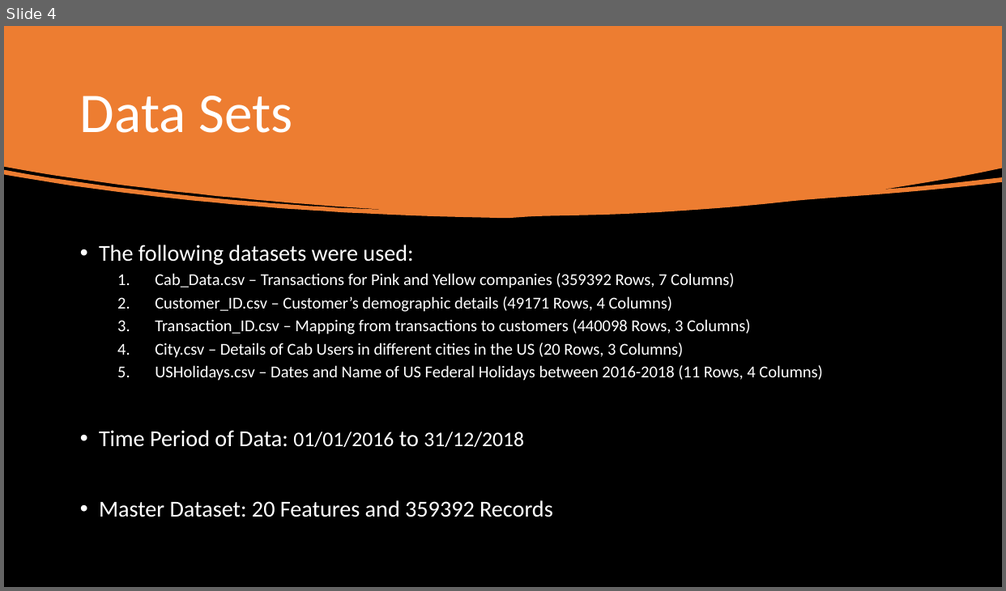
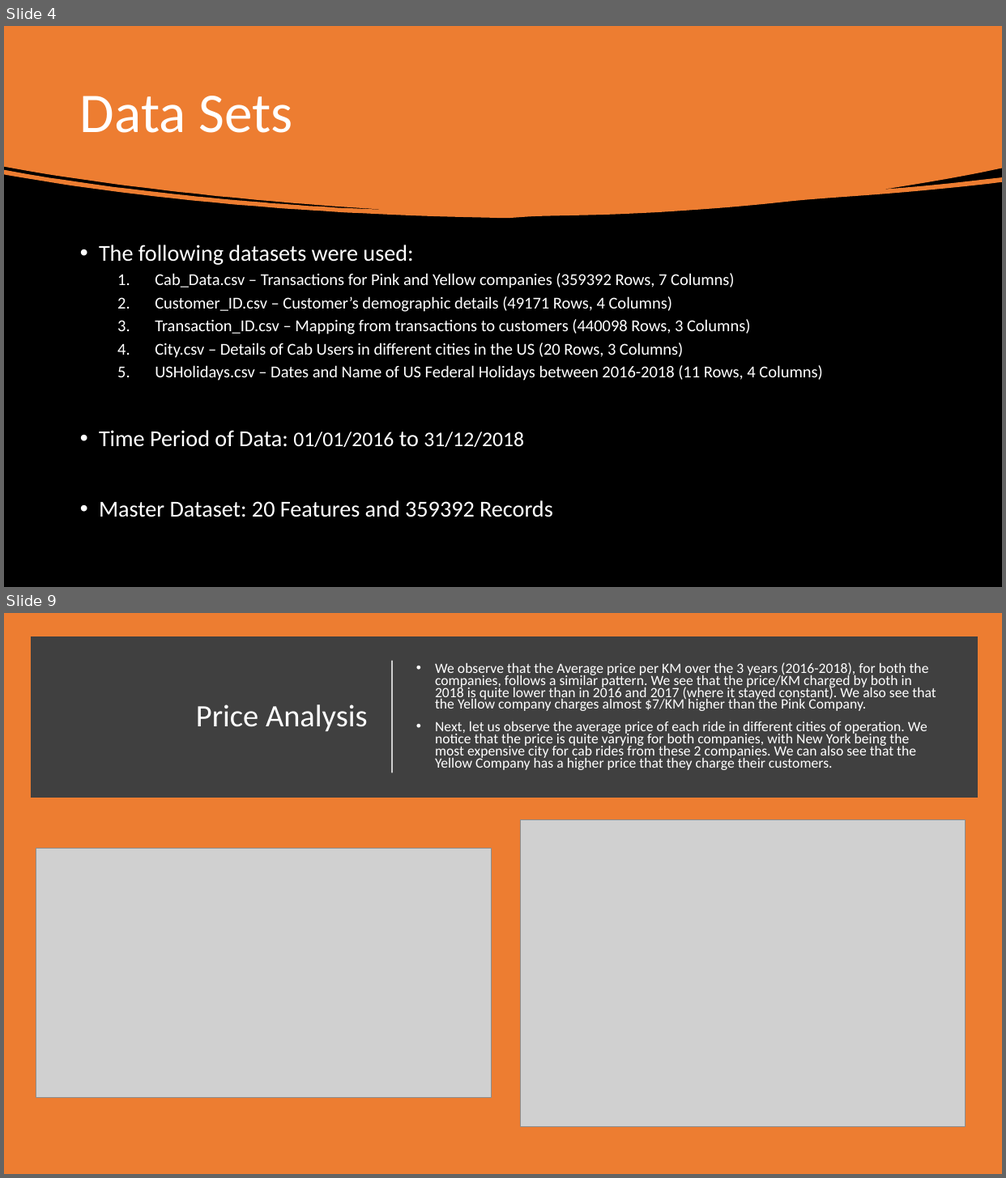
Before and after one commit to udbhavbalaji/G2M-Cab-Investment, a slide deck: G2M-Case Study.pptx. Shown one above the other, each under a label of ours: slide 4 before the commit, slides 4 and 9 after it; the slides between them are not shown. The pictures are 1006x591 and 1006x1178 pixels, drawn with LibreOffice and Linux fonts; fonts in the diff are those of the drawing; grey boxes stand for pictures. Boxes give left, top, right and bottom in pixels: in the first picture for what was removed or moved away, otherwise in the second. Text is boxed around its words. In the diff, an @@ line names an element or a change of style, - is before the commit and + after.

```diff
--- a/G2M-Case Study.pptx
+++ b/G2M-Case Study.pptx
@@ slide 9 added at [4, 613, 1002, 1174], background #ED7D31 @@
@@ rectangle added at [36, 642, 973, 794], fill #404040, outline #404040 10 pt @@
@@ line added from (392, 773) to (392, 661), #FFFFFF 1.5 pt @@
@@ text added at [435, 662, 936, 770], 13.8 pt, text #FFFFFF @@
+• We observe that the Average price per KM over the 3 years (2016-2018), for both the companies, follows a similar pattern. We see that the price/KM charged by both in 2018 is quite lower than in 2016 and 2017 (where it stayed constant). We also see that the Yellow company charges almost $7/KM higher than the Pink Company.
+• Next, let us observe the average price of each ride in different cities of operation. We notice that the price is quite varying for both companies, with New York being the most expensive city for cab rides from these 2 companies. We can also see that the Yellow Company has a higher price that they charge their customers.
@@ title added at [196, 705, 368, 731], 30 pt, text #FFFFFF @@
+Price Analysis
@@ picture added at [521, 820, 965, 1127] @@
@@ picture added at [36, 849, 492, 1098] @@
```
Also in this commit, not shown: 4 slides changed, 9 other slides added, 1 slide removed, 2 other files.
